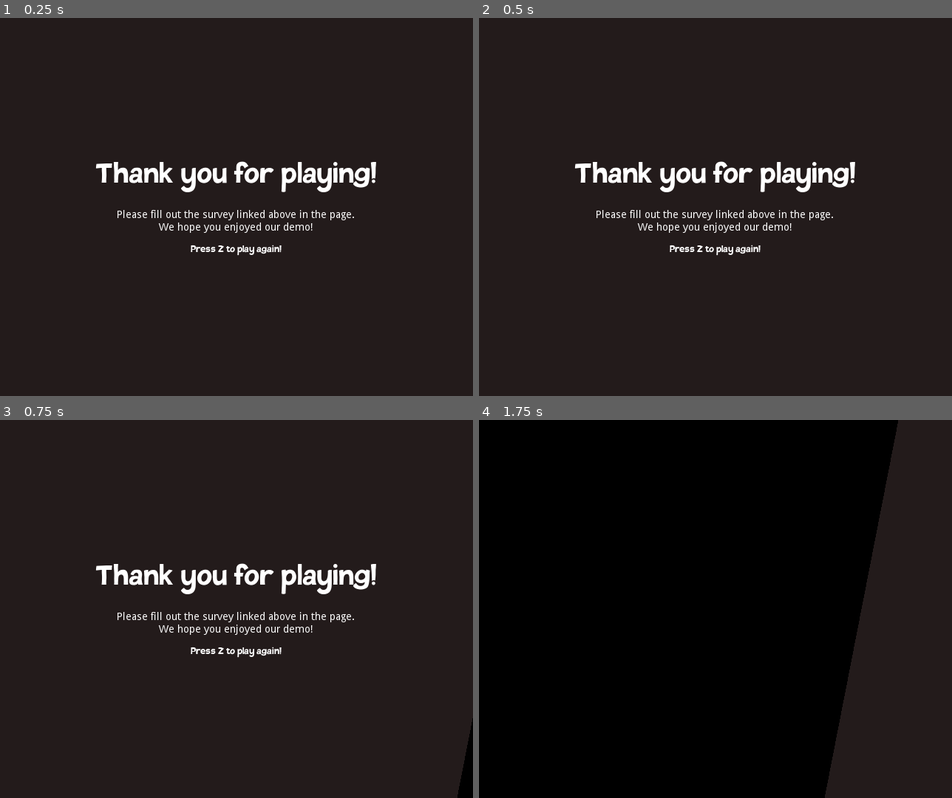
Above: before the commit, frames 1-4 (two rows, left to right).
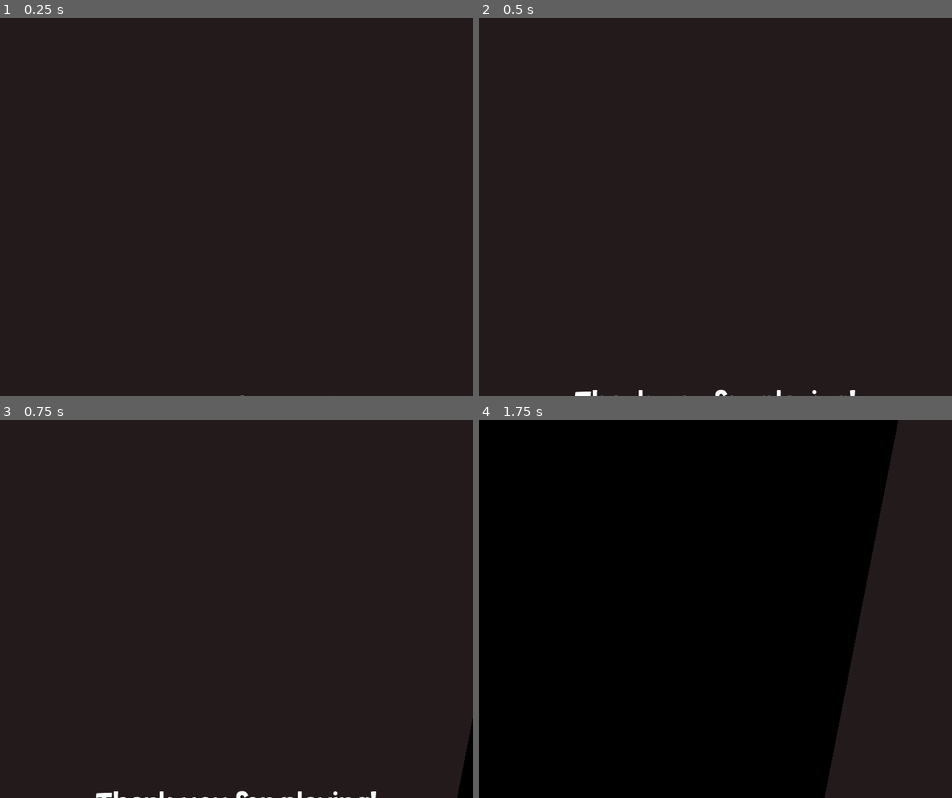
Above: after the commit, the same moments.

Repository: fheysel/frogGoesToSpace
Game: Godot game, scene res://Menus/ThanksForPlayingScreen/ThanksForPlayingScreen.tscn
The game is run twice, just before and just after one commit, with the same random seed, the same clock (stepped at 60 frames per second) and the same inputs. This scene is started directly instead of the project's main scene.
Inputs:
- Up to frame 1 (0.25 s): no input
- Up to frame 2 (0.5 s): no input
- Up to frame 3 (0.75 s): tap Z at 0.5 s; hold D (ui_right) from 0.53 s (still down); hold S (look_down) from 0.53 s (still down)
- Up to frame 4 (1.75 s): keep holding D (ui_right); tap Space (jump) at 0.77, 1.52 s; tap Z at 1.25 s; release S (look_down) at 1.28 s; tap W (look_up) at 1.35 s

The runs differ from the first frame. In frame 1, 2.6% of the frame differs, in the area x 20-80%, y 37-100%; in frame 2, 2.8%; in frame 3, 2.8%; in frame 4, nothing differs.

Commit message:
Make scrolling credits screen

Diff:
--- a/godotproject/Level3.tscn
+++ b/godotproject/Level3.tscn
@@ -74,7 +74,7 @@
 [node name="EOL" parent="." instance=ExtResource( 13 )]
 position = Vector2( 1510, -2801 )
 scale = Vector2( 0.35, 0.009 )
-next_path = "res://Level1.tscn"
+next_path = "res://Menus/ThanksForPlayingScreen/ThanksForPlayingScreen.tscn"
 
 [node name="AudioStreamPlayer" type="AudioStreamPlayer" parent="."]
 stream = ExtResource( 11 )
--- a/godotproject/Menus/ThanksForPlayingScreen/ThanksForPlayingScreen.gd
+++ b/godotproject/Menus/ThanksForPlayingScreen/ThanksForPlayingScreen.gd
@@ -2,7 +2,20 @@
 
 var inhibit_pause = true
 var inhibit_hud = true
+var start = true
+var scroll_speed = 0.5
+
 
 func _process(_delta):
+#	$CenterContainer/VBoxContainer.rect_position.y -= scroll_speed
+#	print($CenterContainer/VBoxContainer.rect_position.y)
+	if(start == true):
+		start = false
+		$VBoxContainer2.rect_position.y = 500
+
+	if($VBoxContainer2.rect_position.y == -135):
+		scroll_speed = 0
+
+	$VBoxContainer2.rect_position.y -= scroll_speed
 	if Input.is_action_just_pressed("ui_accept"):
 		Global.fade_to_scene(Global.main_menu_path)
--- a/godotproject/Menus/ThanksForPlayingScreen/ThanksForPlayingScreen.tscn
+++ b/godotproject/Menus/ThanksForPlayingScreen/ThanksForPlayingScreen.tscn
@@ -11,6 +11,7 @@
 [node name="ThanksForPlayingScreen" type="MarginContainer"]
 anchor_right = 1.0
 anchor_bottom = 1.0
+margin_bottom = 88.0
 script = ExtResource( 3 )
 __meta__ = {
 "_edit_use_anchors_": false
@@ -18,21 +19,15 @@
 
 [node name="ColorRect" type="ColorRect" parent="."]
 margin_right = 640.0
-margin_bottom = 512.0
+margin_bottom = 600.0
 color = Color( 0.137255, 0.105882, 0.105882, 1 )
 
-[node name="CenterContainer" type="CenterContainer" parent="."]
+[node name="VBoxContainer2" type="VBoxContainer" parent="."]
 margin_right = 640.0
-margin_bottom = 512.0
+margin_bottom = 600.0
 
-[node name="VBoxContainer" type="VBoxContainer" parent="CenterContainer"]
-margin_left = 124.0
-margin_top = 176.0
-margin_right = 515.0
-margin_bottom = 335.0
-
-[node name="Label" type="Label" parent="CenterContainer/VBoxContainer"]
-margin_right = 391.0
+[node name="Label" type="Label" parent="VBoxContainer2"]
+margin_right = 640.0
 margin_bottom = 80.0
 rect_min_size = Vector2( 0, 80 )
 custom_fonts/font = SubResource( 1 )
@@ -40,23 +35,50 @@
 align = 1
 valign = 1
 
-[node name="Label2" type="Label" parent="CenterContainer/VBoxContainer"]
+[node name="Label2" type="Label" parent="VBoxContainer2"]
 margin_top = 84.0
-margin_right = 391.0
-margin_bottom = 115.0
-text = "Please fill out the survey linked above in the page.
-We hope you enjoyed our demo!"
+margin_right = 640.0
+margin_bottom = 455.0
+text = "
+
+
+
+
+Creators:
+Allison Christensen
+Jacob Denyes
+Cooper Harasyn
+Fiona Heysel
+
+
+
+
+Music:
+Start Menue ~ Frog Shop by Louie Zong
+Morning Meadow ~ Melody Meadow by Louie Zong
+The Big City ~ Winter Melon Way by Louie Zong
+NASA HQ ~ Reconfiguration by Le Brick
+Get to Ze Rocket! ~ Boss Battle by Adam Haynes
+
+Created Using the Godot Editor"
 align = 1
 __meta__ = {
 "_edit_use_anchors_": false
 }
 
-[node name="Label3" type="Label" parent="CenterContainer/VBoxContainer"]
-margin_top = 119.0
-margin_right = 391.0
-margin_bottom = 159.0
+[node name="Label3" type="Label" parent="VBoxContainer2"]
+margin_top = 459.0
+margin_right = 640.0
+margin_bottom = 600.0
 rect_min_size = Vector2( 0, 40 )
 theme = ExtResource( 1 )
-text = "Press Z to play again!"
+text = "
+
+
+
+
+
+
+Press Z to play again!"
 align = 1
 valign = 1
